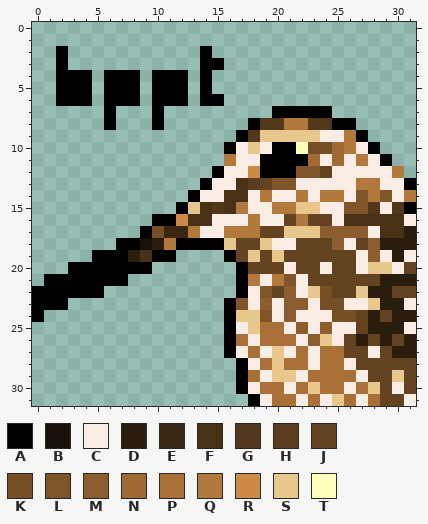
Pixel-art sprite: icon/iconx1.png. The picture above is the old version.
The file is 32x32 pixels. Colours within 5 levels of each other are drawn and written as one.
Palette (. is transparent): A #000000  B #181008  C #f9ede6  D #2b1d0e  E #392613  F #493118  G #53371b  H #5a3c1e  J #644321  K #774f27  L #80552a  M #8c5d2e  N #9f6a35  P #a97138  Q #b1793b  R #ce8944  S #e8c78d  T #ffffbc
Pixels before, first column x 0:
 2 ..A...........A.................
 3 ..A...........AA................
 4 ..AAA.AAA.AAA.A.................
 5 ..AAA.AAA.AAA.A.................
 6 ..AAA.AAA.AAA.AA................
 7 ......A...A.........AAAAA.......
 8 ......A...A.......AGGQQGGAA.....
 9 .................AGSSSSSCCQA....
10 ................ACSCAATKKNQCA...
11 ................QCCAAAANCNCQCA..
12 ...............ACCRAAALLJCCCCCQ.
13 ..............ACCFHJLLCCCCCQQCCA
14 .............ACCFFCQCCQCQQCLQLCQ
15 ............ASFGFQCCQQSSCCLLGCGA
16 ..........AARFFCCCQCCJQJJCFFFFFC
17 .........AKEEQCCQQQJJSSSMMMMCFFD
18 .......AABDQAAAASJJSCCJJJMCJMDDD
19 .....AAADFAA....AJSJSJJJJJJCMCDC
20 ...AAAAAAA.......AJJJCJJCJJCSSCJ
21 .AAAAAAA.........AQCQLCJJJJJJDDD
22 AAAAAA...........ACLJMCSKJJSDDJJ
23 AAA.............ALCMCMMCKKCCSDDC
24 A...............ASSLCMCCCKKJDJDD
25 ................ACSPPCMCMCCJDDDC
26 ................APCPPPCMSCJDJDJD
27 ................ACPCSCPCPPJJCJDD
28 .................ACPSPPCPPCJJJJJ
29 .................APCSSCPPPPCJJSJ
30 .................ACPPCPSPPCPSJCJ
31 ..................ACPPCPCSPCPJJC
Now the later version:
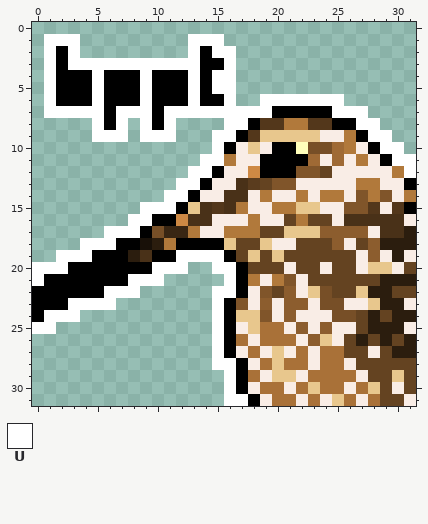
Colours new in this view: U #ffffff
Edits made:
Changed rows in their new state; - is an unchanged pixel.
first column x 0:
 1 -UUU---------UUU----------------
 2 -U-U---------U-UU---------------
 3 -U-UUUUUUUUUUU--U---------------
 4 -U---U---U---U-UU---------------
 5 -U---U---U---U-UU---------------
 6 -U---U---U---U--U--UUUUUUU------
 7 -UUUUU-UUU-UUUUUUUUU-----UUU----
 8 -----U-U-U-U----UU---------UU---
 9 -----UUU-UUU---UU-----------UU--
10 ---------------U-------------UU-
11 --------------UU--------------UU
12 -------------UU----------------U
13 ------------UU------------------
14 -----------UU-------------------
15 ---------UUU--------------------
16 --------UU----------------------
17 ------UUU-----------------------
18 ----UUU-------------------------
19 --UUU-------UUUU----------------
20 UUU-------UUU--UU---------------
21 U-------UUU-----U---------------
22 ------UUU------UU---------------
23 ---UUUU--------U----------------
24 -UUU-----------U----------------
25 UU-------------U----------------
26 ---------------U----------------
27 ---------------U----------------
28 ---------------UU---------------
29 ----------------U---------------
30 ----------------U---------------
31 ----------------UU--------------
Pixel boxes of the changes (left, top, right, bottom) in both pictures:
added: (32, 34, 416, 406)
